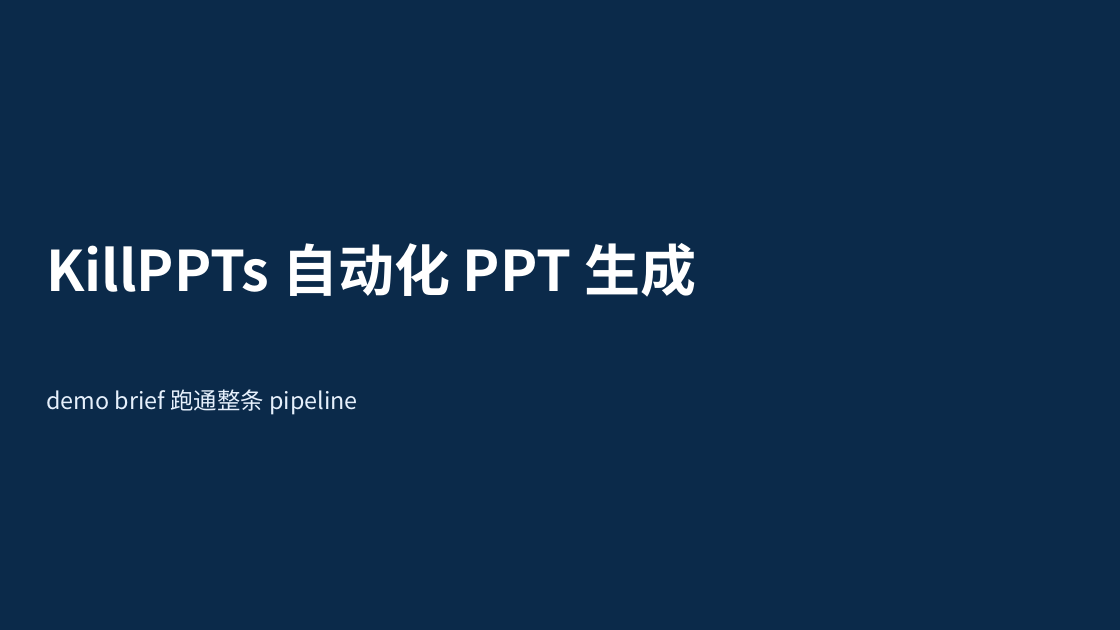
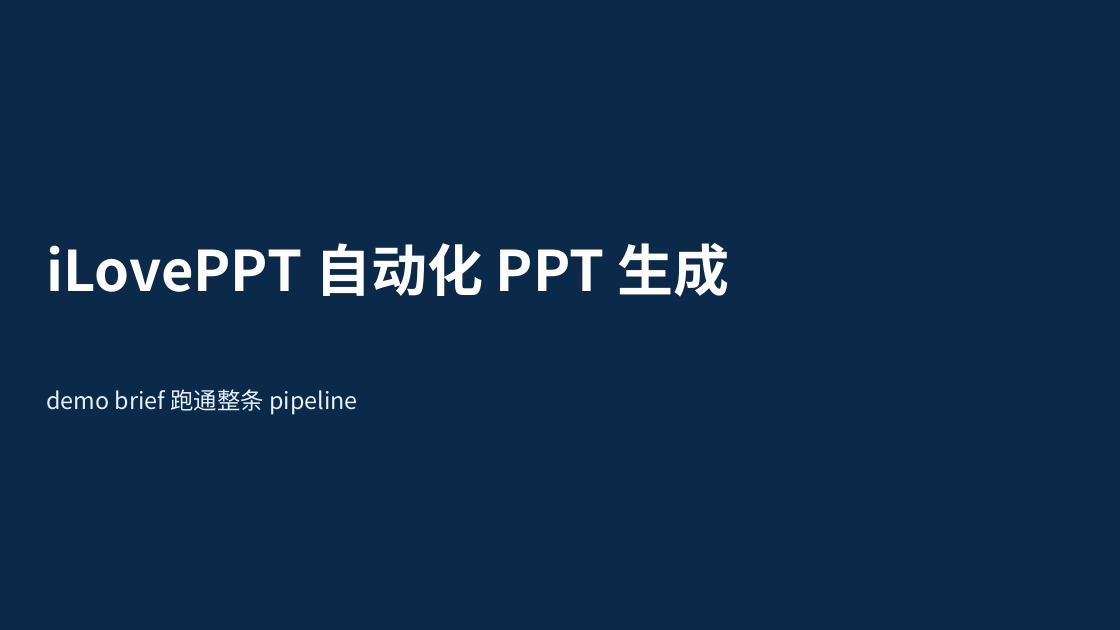
Before and after one commit to rogerluo2016ROL/iLovePPT, a slide deck: slide 1 of skills/pptx-deck/examples/sample_output.pptx. Drawn at 1120x630 pixels with LibreOffice and Linux fonts; fonts in the diff are those of the drawing. Boxes give left, top, right and bottom in pixels: in the first picture for what was removed or moved away, otherwise in the second. Text is boxed around its words. In the diff, an @@ line names an element or a change of style, - is before the commit and + after.

Commit message:
chore: rename project KillPPTs → iLovePPT
Replace all in-file occurrences of KillPPTs→iLovePPT and killppts→iloveppt
across *.md, *.py, *.yaml, *.sh, *.drawio. Local directory name unchanged.

```diff
--- a/skills/pptx-deck/examples/sample_output.pptx
+++ b/skills/pptx-deck/examples/sample_output.pptx
@@ text at (x1=46, y1=243, x2=729, y2=297): text changed @@
-KillPPTs 自动化 PPT 生成
+iLovePPT 自动化 PPT 生成
```
Also in this commit, not shown: 14 other files.
